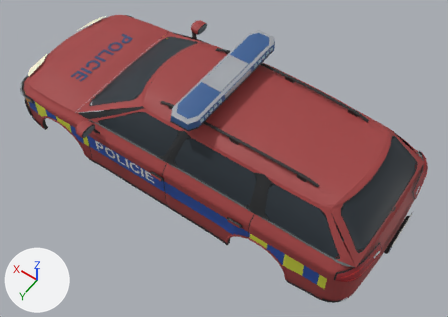
An edit to the glTF model public/police-street.glb, drawn before and after from the same camera.
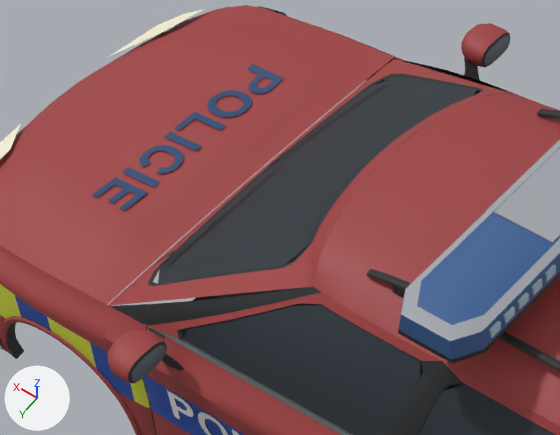
The first picture shows the older version from a 50 mm camera at (-2.84, 3.66, 6.04) aimed at (-0.39, 0.22, 0.64). The close-ups show the older and then the newer version on the part from 9% to 50% of the width and 4% to 49% of the height of that picture. Only the edits that show in the close-ups are written down. The lights are fixed; the arrows at lower left show +X, +Y and +Z. Where no turn or scale is listed for an object, it has been applied to the vertices. Vertices at exactly the same position are counted once.

The first close-up shows 'police', 'police_door1', 'police_door2', 'police_door3', 'police_street_trim', 'police_vinyl' and 1 more.
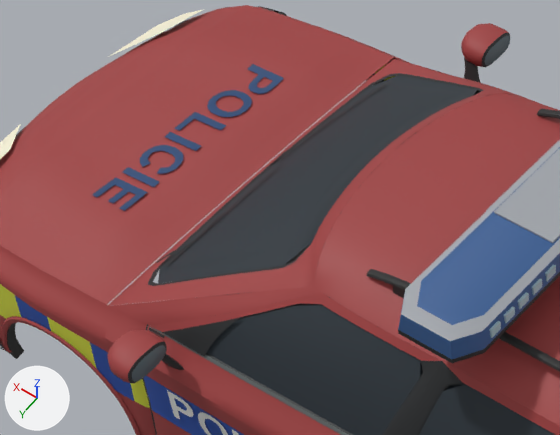
Scene script edits in JSON lines:
```json
{"block": "me_police", "where": "# used by ob_police; location = (0.0, 0.0, 0.0)"}
{"op": "remove", "block": "me_police", "code": "me_police.from_pydata(...)  # 7886 vertices, 14056 faces; spans x -2.34..2.35, y -0.93..0.93, z 0.22..1.69"}
{"op": "add", "block": "me_police", "code": "me_police.from_pydata(...)  # 7880 vertices, 14056 faces; spans x -2.34..2.35, y -0.93..0.93, z 0.22..1.69"}
{"block": "me_police", "change": "me_police part 1: 11 vertices moved from x 0.48..1.08, y -0.81..-0.63, z 0.98..1.26 to x 0.48..1.08, y -0.8..-0.62, z 0.98..1.26"}
{"block": "me_police", "change": "me_police part 2: 11 vertices moved from x 0.48..1.08, y 0.63..0.81, z 0.98..1.26 to x 0.48..1.08, y 0.62..0.8, z 0.98..1.26"}
{"block": "me_police", "change": "me_police part 3: 84 faces spanning x 0.34..1.2, y -0.83..0.83, z 0.92..1.32 switch from mat_glassseal (black #27292b) to mat_paint (red #a03f3f)"}
{"block": "me_police", "change": "other edits to the shape of me_police do not show in these pictures"}
{"block": "me_police_door1", "where": "# used by ob_police_door1; location = (1.0, 0.919, 0.0)"}
{"op": "remove", "block": "me_police_door1", "code": "me_police_door1.from_pydata(...)  # 1483 vertices, 2534 faces; spans x -1.2..0.0, y -0.364..0.188, z 0.271..1.366"}
{"op": "add", "block": "me_police_door1", "code": "me_police_door1.from_pydata(...)  # 1525 vertices, 2590 faces; spans x -1.2..0.0, y -0.364..0.188, z 0.271..1.366"}
{"block": "me_police_door1", "change": "me_police_door1 part 4: a new loose piece of 21 vertices spanning x -0.393..-0.075, y -0.192..-0.088, z 0.954..1.146, in mat_glassseal (black #27292b)"}
{"block": "me_police_door1", "change": "other edits to the shape of me_police_door1 do not show in these pictures"}
```

Changed parts and their boxes (x1, y1, x2, y2) in the close-ups (560 x 435 px; the box of a moved part takes in the faces that stretch with it):
```json
{"part": 1, "of": "me_police", "change": "moved or reshaped", "before": [398, 59, 515, 94], "after": [401, 60, 514, 94]}
{"part": 2, "of": "me_police", "change": "moved or reshaped", "before": [110, 287, 318, 315], "after": [111, 287, 318, 314]}
{"part": 3, "of": "me_police", "change": "recoloured", "before": [110, 60, 514, 326], "after": [110, 60, 514, 326]}
{"part": 4, "of": "me_police_door1", "change": "added", "after": [162, 317, 241, 356], "on screen": "black"}
```
